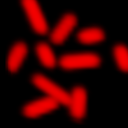
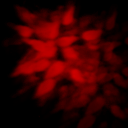
Layer changes from the first (128, 128) image to the second:
painted on "radmon" over [1, 0, 128, 128]
